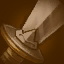
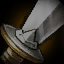
Layered file, before and after one edit (64px x 64px). Changes by layer:
added layer "unranked.png" above "bronze.png" over [0,0,64,64]
